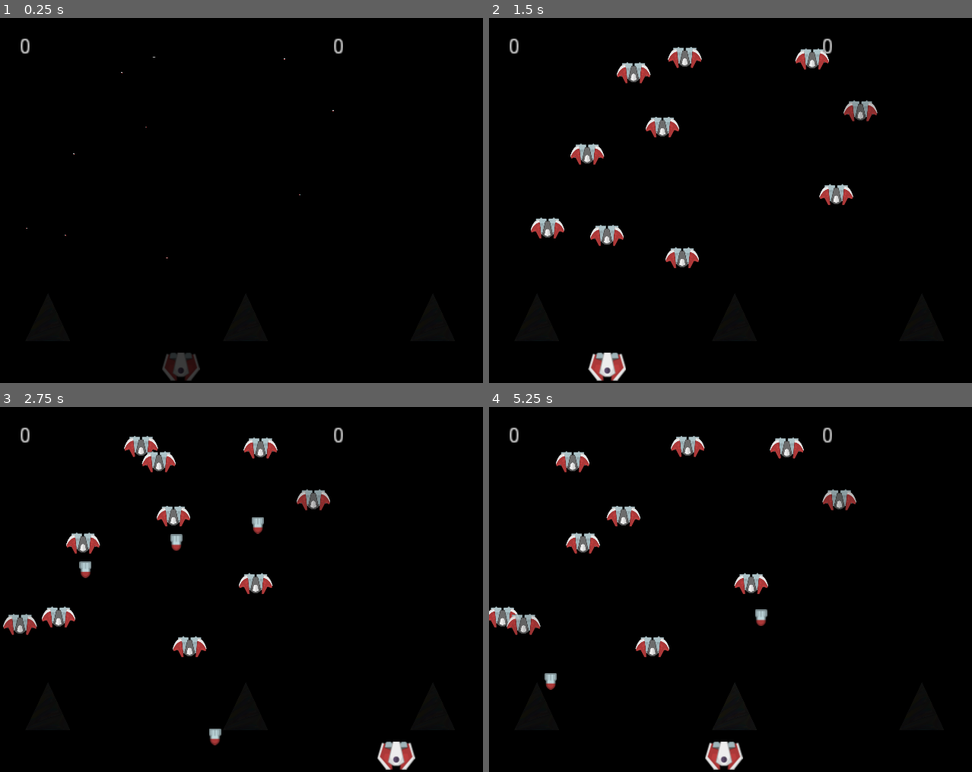
Above: before the commit, frames 1-4 (two rows, left to right).
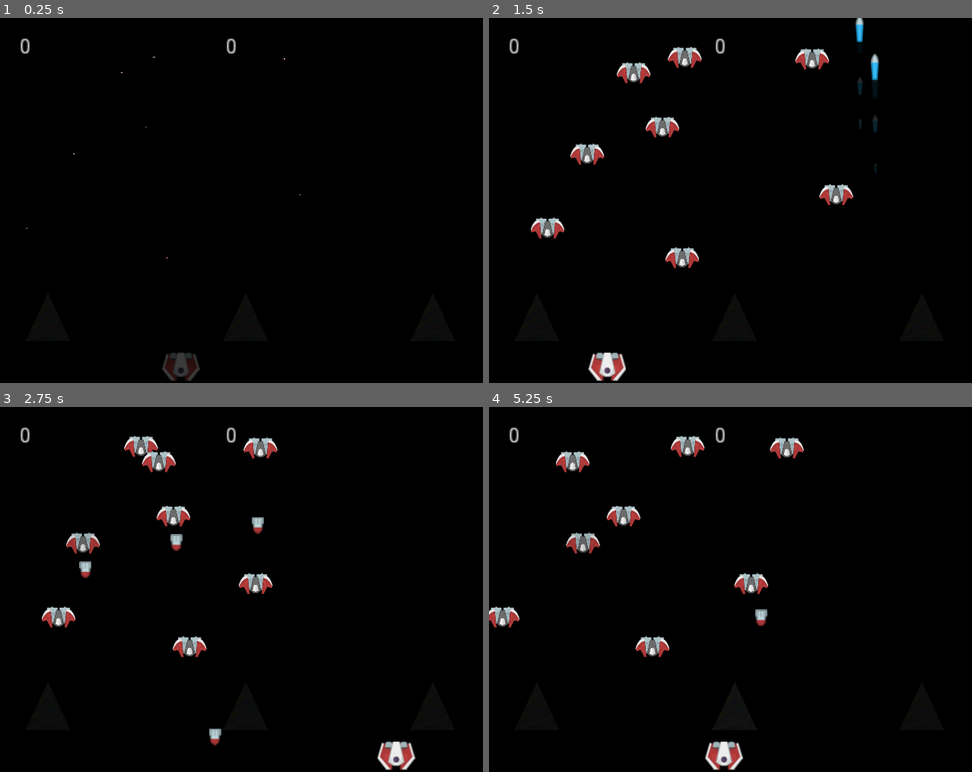
Above: after the commit, the same moments.

Repository: danboid/VGAces
Game: Godot game, scene res://Main.tscn
The game is run twice, just before and just after one commit, with the same random seed, the same clock (stepped at 60 frames per second) and the same inputs.
Inputs (mouse positions are in pixels of both pictures, inside the frame that each line leads up to):
- Up to frame 1 (0.25 s): no input
- Up to frame 2 (1.5 s): move the mouse to (841, 182) at 0.52 s; hold Right (ui_right) 0.53-1.28 s; click (841, 182) at 0.67 s; tap Space (ui_select) at 0.77 s; move the mouse to (633, 218) at 1.27 s; hold Left (ui_left) from 1.28 s (still down)
- Up to frame 3 (2.75 s): tap Space (ui_select) at 1.52 s; move the mouse to (289, 509) at 2.02 s; release Left (ui_left) at 2.03 s; hold Right (ui_right) from 2.03 s (still down)
- Up to frame 4 (5.25 s): move the mouse to (706, 662) at 2.77 s; click (706, 662) at 2.92 s; tap Space (ui_select) at 3.02, 3.77, 4.52 s; move the mouse to (880, 644) at 3.52 s; release Right (ui_right) at 3.53 s; hold Left (ui_left) from 3.53 s (still down); move the mouse to (585, 534) at 4.27 s; move the mouse to (754, 589) at 5.02 s; click (754, 589) at 5.17 s

The runs differ from the first frame. In frame 1, 0.1% of the frame differs, in the area x 13-72%, y 5-60%; in frame 2, 1.0%, in the area x 20-81%, y 0-63%; in frame 3, 0.7%; in frame 4, 0.8%.

Commit message:
Add nuke sprite to HUD when player collects falling nuke

Diff:
--- a/HUD.tscn
+++ b/HUD.tscn
@@ -1,6 +1,8 @@
-[gd_scene format=2]
+[gd_scene load_steps=2 format=2]
 
-[node name="HUD" type="CanvasLayer"]
+[ext_resource path="res://img/nuke.png" type="Texture" id=1]
+
+[node name="HUD" type="CanvasLayer" index="0"]
 
 layer = 1
 offset = Vector2( 0, 0 )
@@ -37,10 +39,10 @@
 anchor_top = 0.0
 anchor_right = 0.0
 anchor_bottom = 0.0
-margin_left = 437.0
+margin_left = 296.0
 margin_top = 25.0
-margin_right = 532.0
-margin_bottom = 46.0
+margin_right = 391.0
+margin_bottom = 47.0
 rect_scale = Vector2( 2, 2 )
 rect_pivot_offset = Vector2( 0, 0 )
 rect_clip_content = false
@@ -53,3 +55,11 @@
 lines_skipped = 0
 max_lines_visible = -1
 _sections_unfolded = [ "Margin", "Rect" ]
+
+[node name="nuke" type="Sprite" parent="." index="2"]
+
+visible = false
+position = Vector2( 623.523, 35.4254 )
+scale = Vector2( 0.3, 0.3 )
+texture = ExtResource( 1 )
+_sections_unfolded = [ "Transform", "Visibility" ]
--- a/Main.gd
+++ b/Main.gd
@@ -63,8 +63,8 @@
 			pmissarray.remove(missid)
 		missid = missid + 1
 
-	if veloncount < 5:
-		var newvelons = rand_range(5, 12)
+	if veloncount < 4:
+		var newvelons = rand_range(4, 10)
 		spawn_velons(newvelons)
 		veloncount += newvelons
 
--- a/Nukefall.tscn
+++ b/Nukefall.tscn
@@ -9,7 +9,7 @@
 radius = 10.0
 height = 22.2261
 
-[node name="Nukefall" type="Area2D" index="0"]
+[node name="Nukefall" type="Area2D"]
 
 input_pickable = true
 gravity_vec = Vector2( 0, 1 )
--- a/Ovni.gd
+++ b/Ovni.gd
@@ -40,7 +40,6 @@
 func droppowr():
 	var nuke = nukefall.instance()
 	var ovnipos = get_position()
-#	nukepos.y = ovnipos.y + 25
-#	nukepos.x = ovnipos.x
 	nuke.set_position(ovnipos)
+	nuke.set_name("nuke")
 	get_node("/root/Main").add_child(nuke)
--- a/Player.gd
+++ b/Player.gd
@@ -9,17 +9,21 @@
 	birth.start()
 
 func _on_Player_area_entered(area):
-	$CollisionShape2D.disabled = true
-	get_node("/root/Main").bardo = true
-	var score = get_node("/root/Main").score
-	var highscore = get_node("/root/Main").highscore
-	if score > highscore:
-		get_node("/root/Main").highscore = score
-	get_node("/root/Main").score = 0
-	get_node("/root/Main").update_score()
-	get_node("/root/Main/Death").play()
-	death.interpolate_property(sprite, "scale", Vector2(1.0, 1.0), Vector2(0, 0), 1.0, Tween.TRANS_BOUNCE, Tween.EASE_OUT)
-	death.start()
+	if (area.get_name() == "nuke"):
+		get_node("/root/Main/HUD/nuke").show()
+		get_node("/root/Main/nuke").queue_free()
+	else:
+		$CollisionShape2D.disabled = true
+		get_node("/root/Main").bardo = true
+		var score = get_node("/root/Main").score
+		var highscore = get_node("/root/Main").highscore
+		if score > highscore:
+			get_node("/root/Main").highscore = score
+		get_node("/root/Main").score = 0
+		get_node("/root/Main").update_score()
+		get_node("/root/Main/Death").play()
+		death.interpolate_property(sprite, "scale", Vector2(1.0, 1.0), Vector2(0, 0), 1.0, Tween.TRANS_BOUNCE, Tween.EASE_OUT)
+		death.start()
 
 func _on_Death_tween_completed(object, key):
 	set_name("DeadPlayer")
